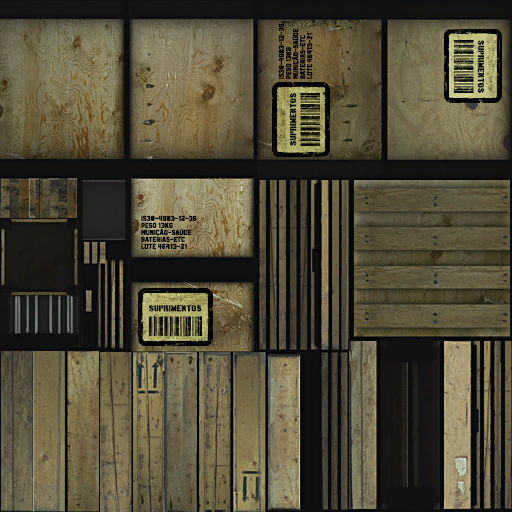
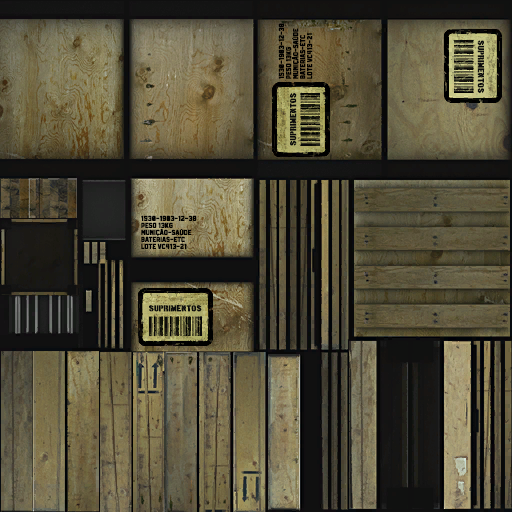
Layer changes from the first w=512, h=512 image to the second:
renamed "IS30-4903-12-36 Peso 13kG MUNIÇÃO-SAÚDE BATERIAS-ETC LO" to "1530-1903-12-38 Peso 13kG MUNIÇÃO-SAÚDE BATERIAS-ETC LO cópia", painted on it over left=278, top=23, right=313, bottom=79
renamed "IS30-4903-12-36 Peso 13kG MUNIÇÃO-SAÚDE BATERIAS-ETC LO" to "1530-1903-12-38 Peso 13kG MUNIÇÃO-SAÚDE BATERIAS-ETC LO", painted on it over left=141, top=215, right=197, bottom=249
